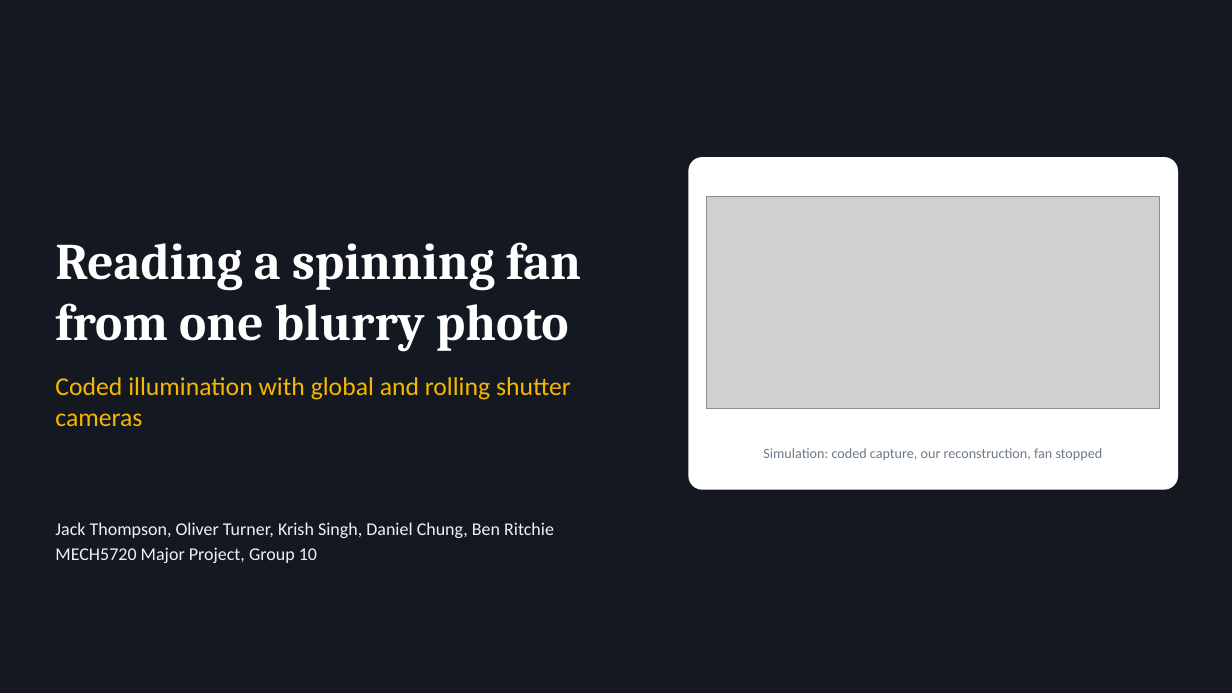
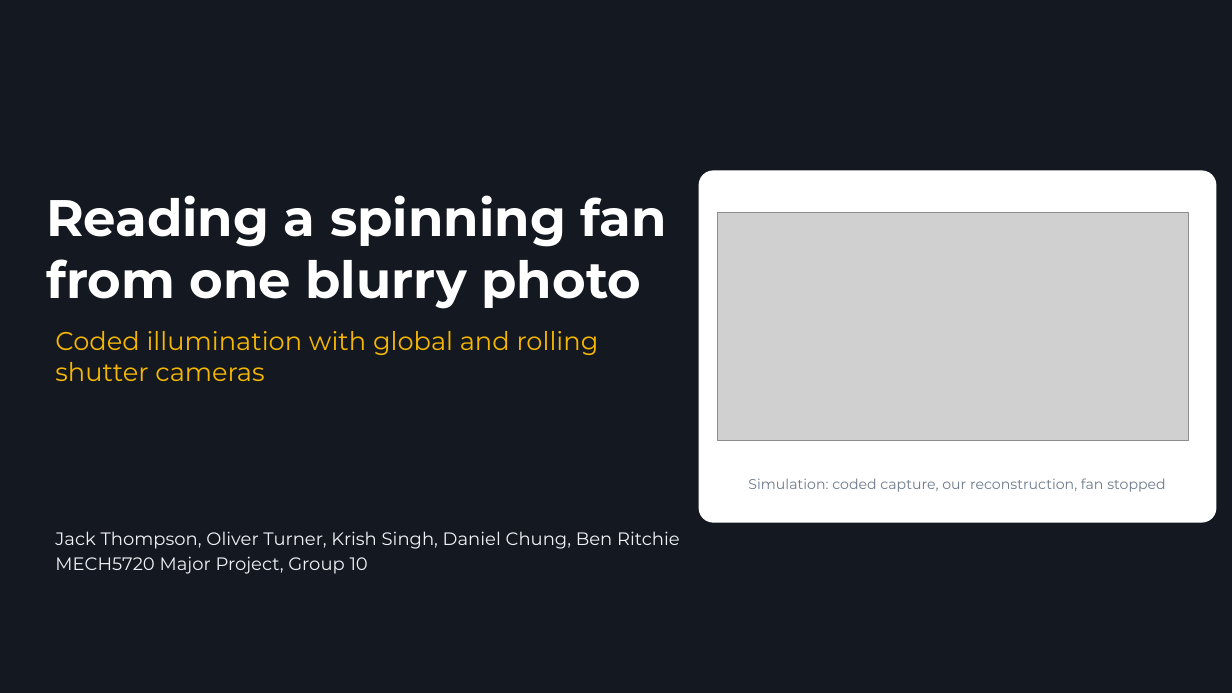
Before and after one commit to chung-811/MECH5720-Major-Project, a slide deck: slide 1 of presentation/MECH5720-lightning-talk.pptx. Drawn at 1232x693 pixels with LibreOffice and Linux fonts; fonts in the diff are those of the drawing; grey boxes stand for pictures. Boxes give left, top, right and bottom in pixels: in the first picture for what was removed or moved away, otherwise in the second. Text is boxed around its words. In the diff, an @@ line names an element or a change of style, - is before the commit and + after.

```diff
--- a/presentation/MECH5720-lightning-talk.pptx
+++ b/presentation/MECH5720-lightning-talk.pptx
@@ title "Reading a spinning fan from ...": place and size @@
-title "Reading a spinning fan from ..." at (55,242,581,352)
+title "Reading a spinning fan from ..." at (46,195,666,309)
@@ title "Reading a spinning fan from ..." at (46,195,666,309): font Cambria to Montserrat @@
@@ rounded rectangle: place and size @@
-rounded rectangle at (689,157,1178,490)
+rounded rectangle at (699,170,1216,522)
@@ picture: place and size @@
-picture at (707,197,1160,409)
+picture at (718,213,1189,440)
@@ text "Coded illumination with global and ...": place and size @@
-text "Coded illumination with global and ..." at (55,377,571,426)
+text "Coded illumination with global and ..." at (55,331,599,381)
@@ font Calibri to Montserrat in 3 elements at (55,531,680,574), (55,331,599,381), (748,478,1166,492) @@
@@ text "Simulation: coded capture, our reconstruction, ...": place and size @@
-text "Simulation: coded capture, our reconstruction, ..." at (763,448,1103,460)
+text "Simulation: coded capture, our reconstruction, ..." at (748,478,1166,492)
@@ text "Jack Thompson, Oliver Turner, Krish ...": place and size @@
-text "Jack Thompson, Oliver Turner, Krish ..." at (55,522,554,563)
+text "Jack Thompson, Oliver Turner, Krish ..." at (55,531,680,574)
```
Also in this commit, not shown: 3 other slides changed, 13 other files.
